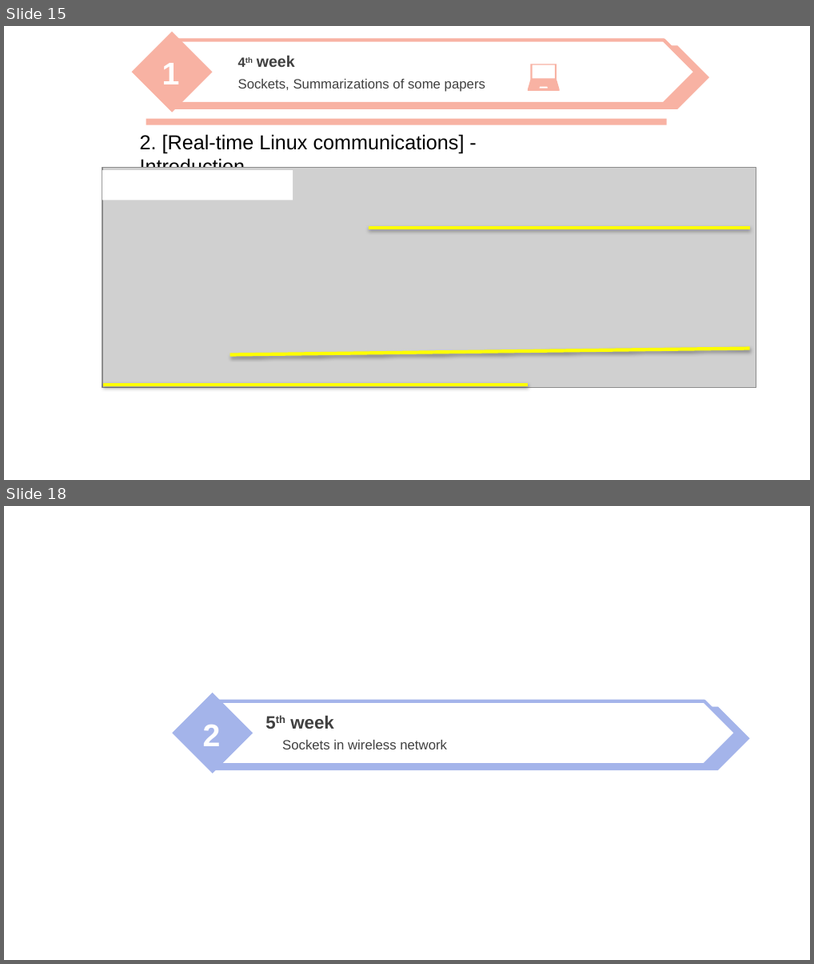
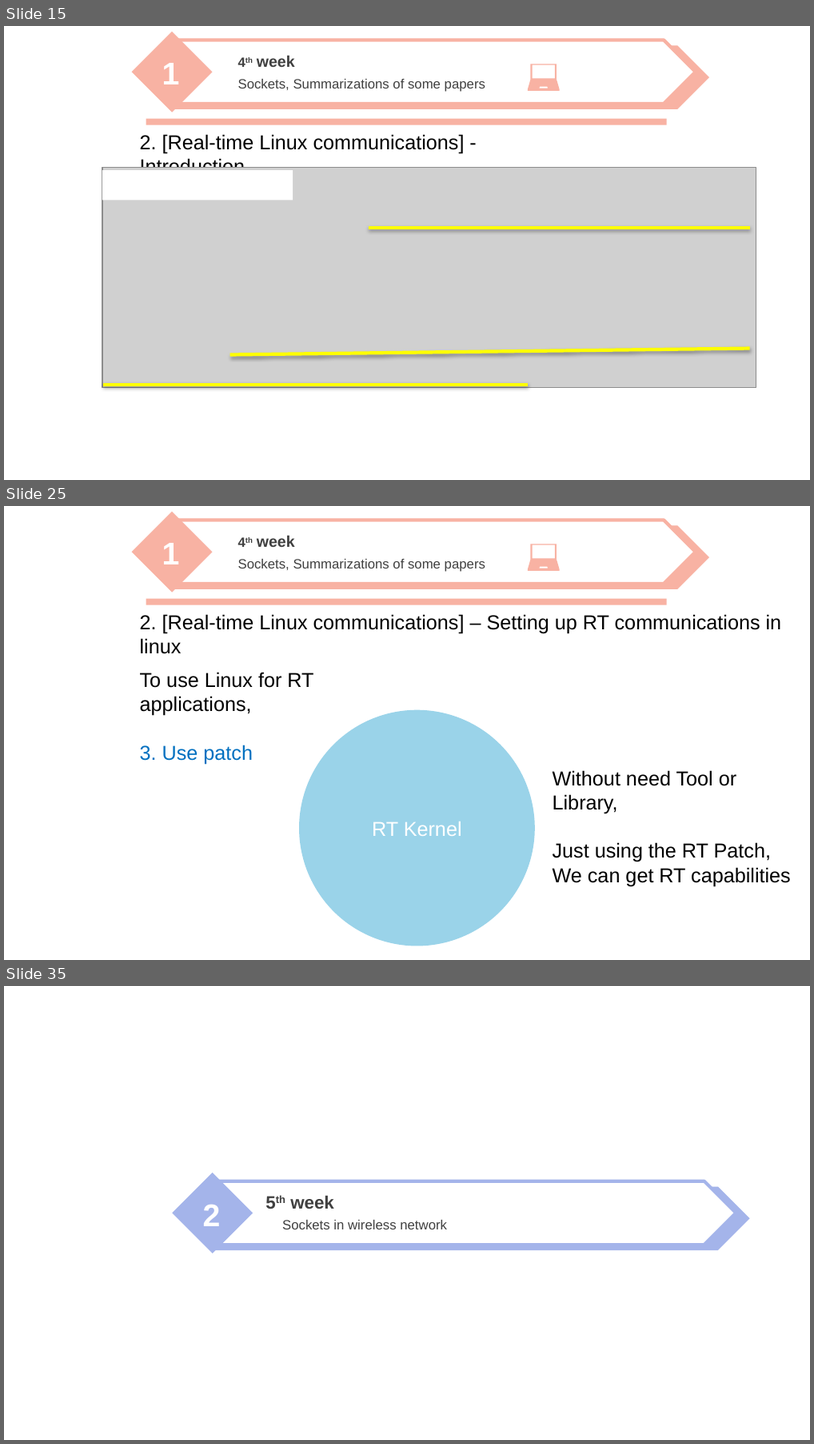
Before and after one commit to nicesick/Prototyping-Delay-Aware-V2X-Safe-Communications, a slide deck: presentation/presentation_2.pptx. Shown one above the other, each under a label of ours: slides 15 and 18 before the commit, slides 15, 25 and 35 after it; the slides between them are not shown. The pictures are 814x964 and 814x1444 pixels, drawn with LibreOffice and Linux fonts; fonts in the diff are those of the drawing; grey boxes stand for pictures; background and template pictures are left out. Boxes give left, top, right and bottom in pixels: in the first picture for what was removed or moved away, otherwise in the second. Text is boxed around its words. In the diff, an @@ line names an element or a change of style, - is before the commit and + after.

```diff
--- a/presentation/presentation_2.pptx
+++ b/presentation/presentation_2.pptx
@@ slide 25 added at box(4, 506, 810, 960), background picture (left out) @@
@@ freeform shape added at box(528, 544, 561, 571), fill #F8B2A3 @@
@@ group added at box(131, 512, 710, 592): 3 texts, 2 pentagon arrows, 1 diamond @@
+1
+4th week
+Sockets, Summarizations of some papers
@@ rectangle added at box(146, 599, 667, 605), fill #F8B2A3 @@
@@ text added at box(140, 614, 782, 633), 18 pt, text #000000 @@
+2. [Real-time Linux communications] – Setting up RT communications in linux
@@ text added at box(140, 672, 314, 764), 18 pt, text #000000 @@
+To use Linux for RT applications,
+3. Use patch
@@ ellipse added at box(299, 710, 534, 945), fill #9AD3E9, 18 pt, text #FFFFFF @@
+RT Kernel
@@ text added at box(553, 770, 791, 886), 18 pt, text #000000 @@
+Without need Tool or Library,
+Just using the RT Patch,
+We can get RT capabilities
@@ what was slide 18 is now slide 35 @@
```
Also in this commit, not shown: 2 slides changed, 16 other slides added.
